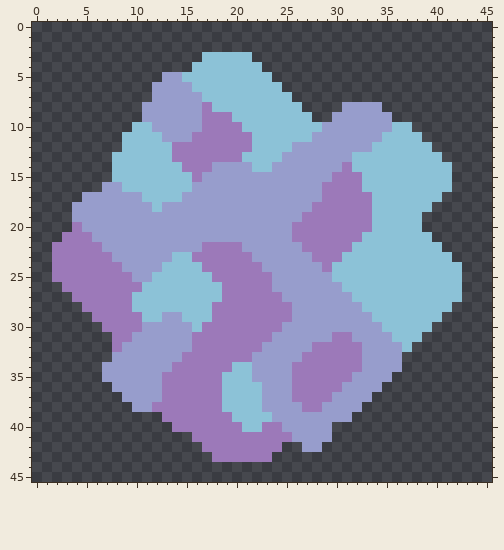
File history of a pixel-art sprite, sprites/blocks/environment/puzzle-boulder2.png. That is the earlier state.
The file is 46x46 pixels.
New version:
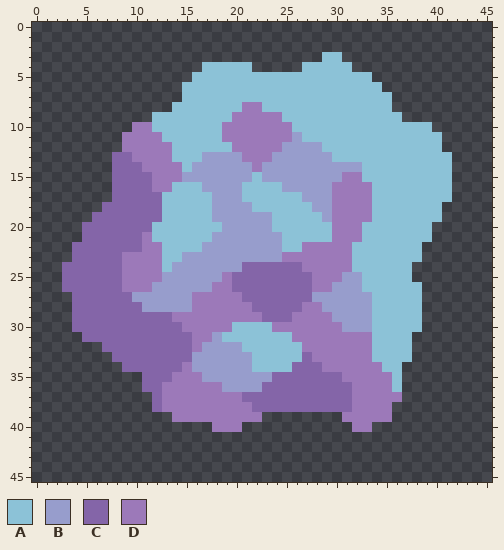
Palette (. is transparent): A #8cc2d7  B #979dcc  C #8465a8  D #9c79b9
Changes in this commit:
@@ x 0..45 @@
  2 ..............................................
- 3 .................AAAAA........................
- 4 ................AAAAAAA.......................
- 5 .............BBAAAAAAAAA......................
- 6 ............BBBBAAAAAAAAA.....................
- 7 ............BBBBBAAAAAAAAA....................
- 8 ...........BBBBBBDAAAAAAAAA....BBBB...........
- 9 ...........BBBBBBDDDAAAAAAAA..BBBBBB..........
-10 ..........AABBBBBDDDDAAAAAAAABBBBBBBAA........
-11 .........AAAABBBDDDDDDAAAAAABBBBBBBAAAA.......
-12 .........AAAAADDDDDDDDAAAABBBBBBBBAAAAAA......
-13 ........AAAAAADDDDDDDAAAABBBBBBBAAAAAAAAA.....
-14 ........AAAAAAADDDBBBBAABBBBBBBDAAAAAAAAAA....
-15 ........AAAAAAAADBBBBBBBBBBBBBDDDAAAAAAAAA....
-16 .......BBAAAAAAABBBBBBBBBBBBBDDDDAAAAAAAAA....
-17 .....BBBBBBAAAABBBBBBBBBBBBBBDDDDDAAAAAAA.....
-18 ....BBBBBBBBABBBBBBBBBBBBBBBDDDDDDAAAAAA......
-19 ....BBBBBBBBBBBBBBBBBBBBBBBDDDDDDDAAAAA.......
-20 ....DBBBBBBBBBBBBBBBBBBBBBDDDDDDDDAAAAA.......
-21 ...DDDBBBBBBBBBBBBBBBBBBBBDDDDDDDAAAAAAA......
-22 ..DDDDDBBBBBBBBBBDDDDBBBBBBDDDDDAAAAAAAAA.....
-23 ..DDDDDDBBBBBBAADDDDDDBBBBBBDDDAAAAAAAAAAA....
-24 ..DDDDDDDBBBBAAAADDDDDDBBBBBBDAAAAAAAAAAAAA...
-25 ..DDDDDDDDBBAAAAAADDDDDDBBBBBBAAAAAAAAAAAAA...
-26 ...DDDDDDDDAAAAAAAADDDDDBBBBBBBAAAAAAAAAAAA...
-27 ....DDDDDDAAAAAAAAADDDDDDBBBBBBBAAAAAAAAAAA...
-28 .....DDDDDAAAAAAAADDDDDDDDBBBBBBBAAAAAAAAA....
-29 ......DDDDDAABBAAADDDDDDDDBBBBBBBBAAAAAAA.....
-30 .......DDDDBBBBBADDDDDDDDBBBBBBBBBBAAAAA......
-31 ........DDBBBBBBDDDDDDDDBBBBBBDDBBBBAAA.......
-32 ........DBBBBBBBDDDDDDDBBBBBDDDDDBBBBA........
-33 ........BBBBBBBDDDDDDDBBBBBDDDDDDBBBB.........
-34 .......BBBBBBBDDDDDDAABBBBDDDDDDDBBBB.........
-35 .......BBBBBBDDDDDDAAABBBBDDDDDDBBBB..........
-36 ........BBBBBDDDDDDAAAABBBDDDDDBBBB...........
-37 .........BBBBDDDDDDAAAABBBDDDDBBBB............
-38 ..........BBDDDDDDDAAAABBBBDDBBBB.............
-39 .............DDDDDDDAAAABBBBBBBB..............
-40 ..............DDDDDDDAADDBBBBB................
-41 ................DDDDDDDDDDBBBB................
-42 .................DDDDDDDD..BB.................
-43 ..................DDDDDD......................
+ 3 .............................AA...............
+ 4 .................AAAAA.....AAAAA..............
+ 5 ................AAAAAAAAAAAAAAAAAA............
+ 6 ...............AAAAAAAAAAAAAAAAAAAA...........
+ 7 ...............AAAAAAAAAAAAAAAAAAAAA..........
+ 8 ..............AAAAAAADDAAAAAAAAAAAAA..........
+ 9 ............AAAAAAAADDDDDAAAAAAAAAAAA.........
+10 ..........DDAAAAAAADDDDDDDAAAAAAAAAAAAAA......
+11 .........DDDDAAAAAADDDDDDDBAAAAAAAAAAAAAA.....
+12 .........DDDDDAAAAAADDDDDBBBBAAAAAAAAAAAA.....
+13 ........CCDDDDAAABBBBDDDBBBBBBAAAAAAAAAAAA....
+14 ........CCCDDDDABBBBBBDBBBBBBBBBBAAAAAAAAA....
+15 ........CCCCDDDBBBBBBBABBBBBBBBDDAAAAAAAAA....
+16 ........CCCCDDAAABBBBAAAABBBBBDDDDAAAAAAAA....
+17 ........CCCCCAAAAABBBAAAAAABBBDDDDAAAAAAAA....
+18 .......CCCCCCAAAAABBBBAAAAAABBDDDDAAAAAAA.....
+19 ......CCCCCCCAAAAABBBBBBAAAAABDDDDAAAAAAA.....
+20 .....CCCCCCCAAAAAAABBBBBAAAAAADDDAAAAAAA......
+21 .....CCCCCCDAAAAAABBBBBBBAAAAADDDAAAAAAA......
+22 ....CCCCCCCDDAAAABBBBBBBBAADDDDDAAAAAAA.......
+23 ....CCCCCDDDDAABBBBBBBBBBDDDDDDDAAAAAAA.......
+24 ...CCCCCCDDDDABBBBBBBCCCCCCDDDDDAAAAAA........
+25 ...CCCCCCDDDDBBBBBBDCCCCCCCCDDDBBAAAAA........
+26 ...CCCCCCDDDBBBBBBDDCCCCCCCCDDBBBAAAAAA.......
+27 ....CCCCCCBBBBBBDDDDDCCCCCCCBBBBBBAAAAA.......
+28 ....CCCCCCCBBBBBDDDDDDCCCCCDDBBBBBAAAAA.......
+29 ....CCCCCCCCCCDDDDDDDDDCCCDDDDBBBBAAAAA.......
+30 ....CCCCCCCCCCCDDDDDAAAADDDDDDDBBBAAAAA.......
+31 .....CCCCCCCCCCCDDBAAAAAAADDDDDDDDAAAA........
+32 .......CCCCCCCCCDBBBBAAAAAADDDDDDDAAAA........
+33 ........CCCCCCCCBBBBBBAAAAACDDDDDDAAAA........
+34 .........CCCCCCDBBBBBBAAAACCCDDDDDDAA.........
+35 ...........CCCDDDBBBBBBBCCCCCCCDDDDDA.........
+36 ...........CCDDDDDDBBBBCCCCCCCCCDDDDA.........
+37 ............CDDDDDDDDCCCCCCCCCCCDDDDD.........
+38 ............CDDDDDDDDDCCCCCCCCCCDDDD..........
+39 ..............DDDDDDDDD........DDDDD..........
+40 ..................DDD...........DD............
+41 ..............................................
+42 ..............................................
+43 ..............................................
 44 ..............................................
Boxes around the changes in both pictures, in picture pixels (x1, y1, x2, y2):
changed: (52, 52, 462, 462)
